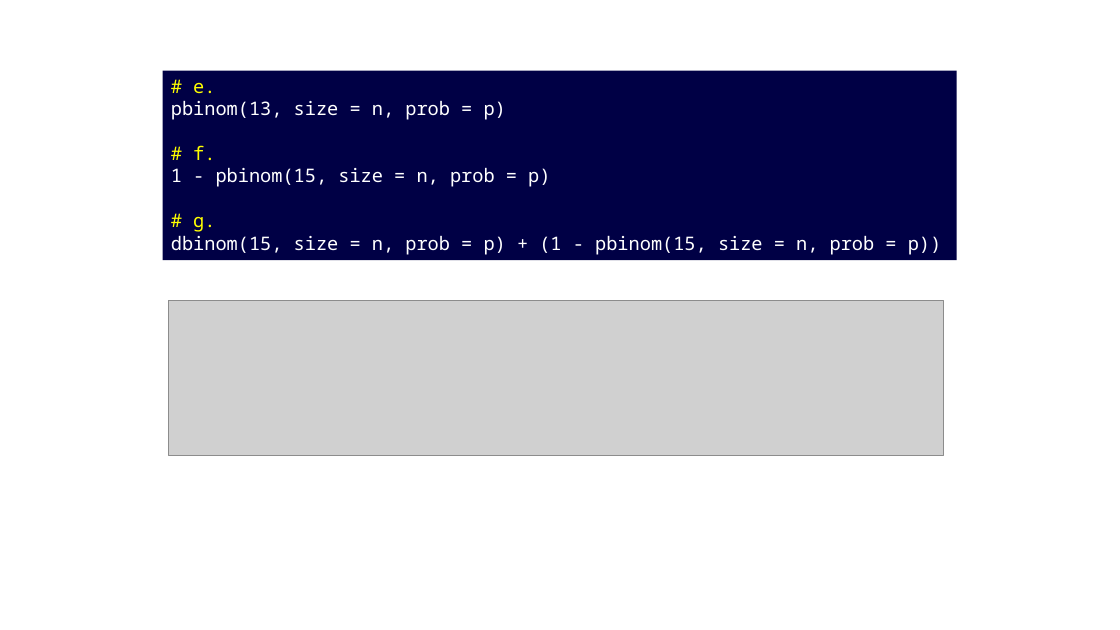
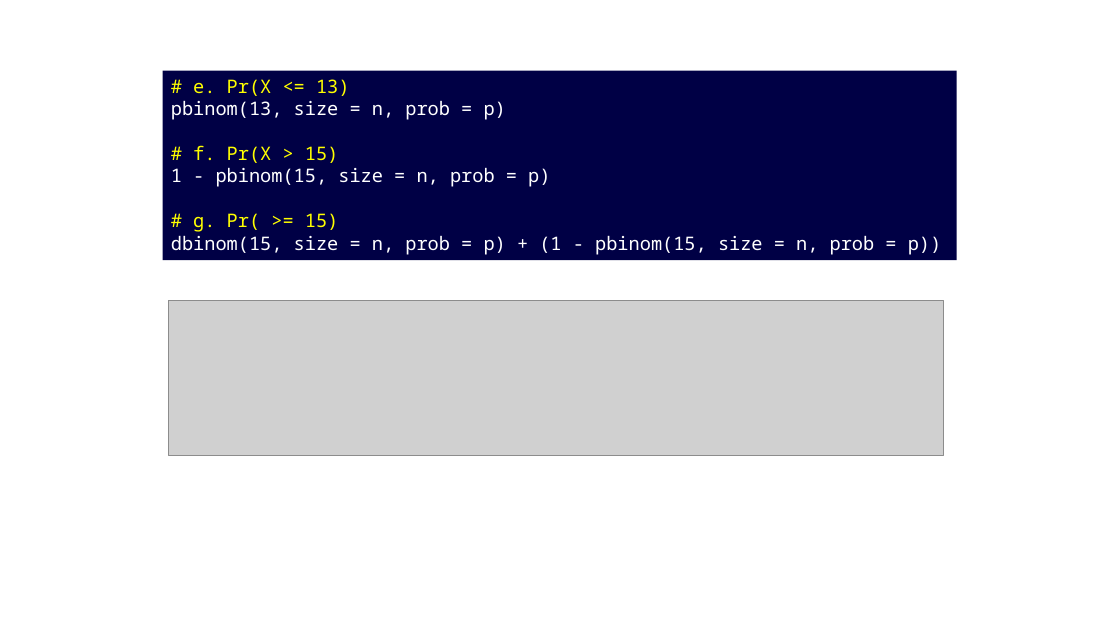
Before and after one commit to npetraco/workshop21, a slide deck: slide 15 of notes/day_2.pptx (slide 16 before the commit). Drawn at 1120x630 pixels with LibreOffice and Linux fonts; fonts in the diff are those of the drawing; grey boxes stand for pictures. Boxes give left, top, right and bottom in pixels: in the first picture for what was removed or moved away, otherwise in the second. Text is boxed around its words. In the diff, an @@ line names an element or a change of style, - is before the commit and + after.

```diff
--- a/notes/day_2.pptx
+++ b/notes/day_2.pptx
@@ text in rectangle at [193, 79, 350, 96]: text changed @@
-# e.
+# e. Pr(X <= 13)
@@ text in rectangle at [193, 145, 339, 163]: text changed @@
-# f.
+# f. Pr(X > 15)
@@ text in rectangle at [193, 213, 339, 232]: text changed @@
-# g.
+# g. Pr( >= 15)
```
Also in this commit, not shown: 9 other slides changed, 1 slide removed.
